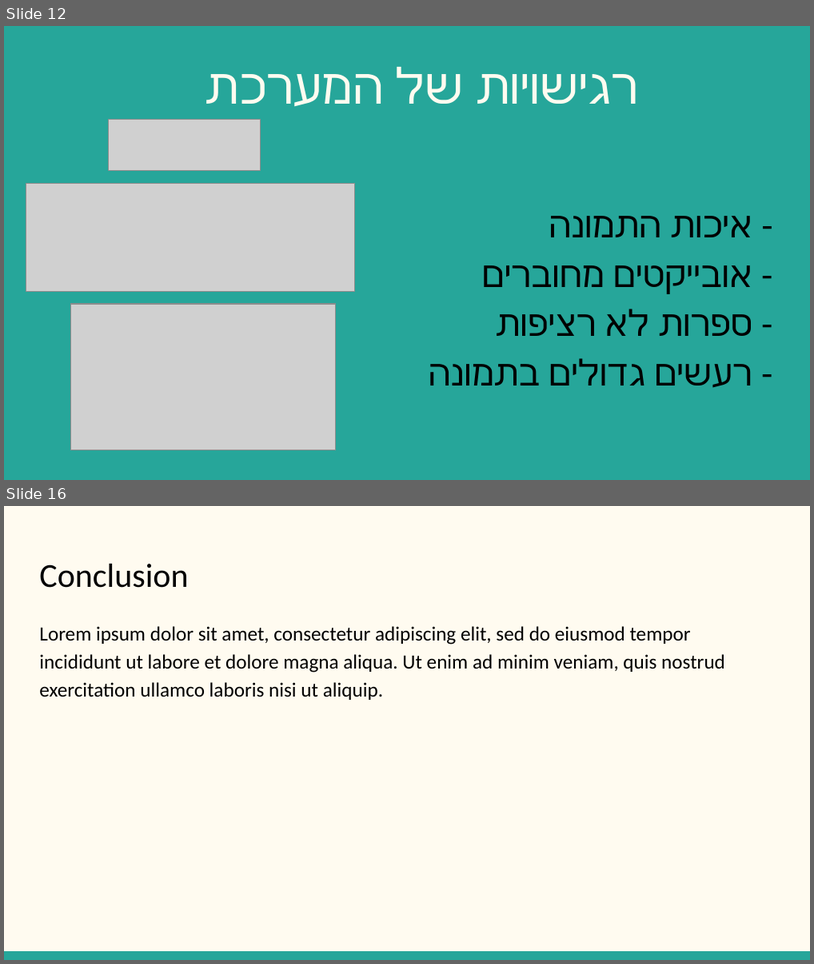
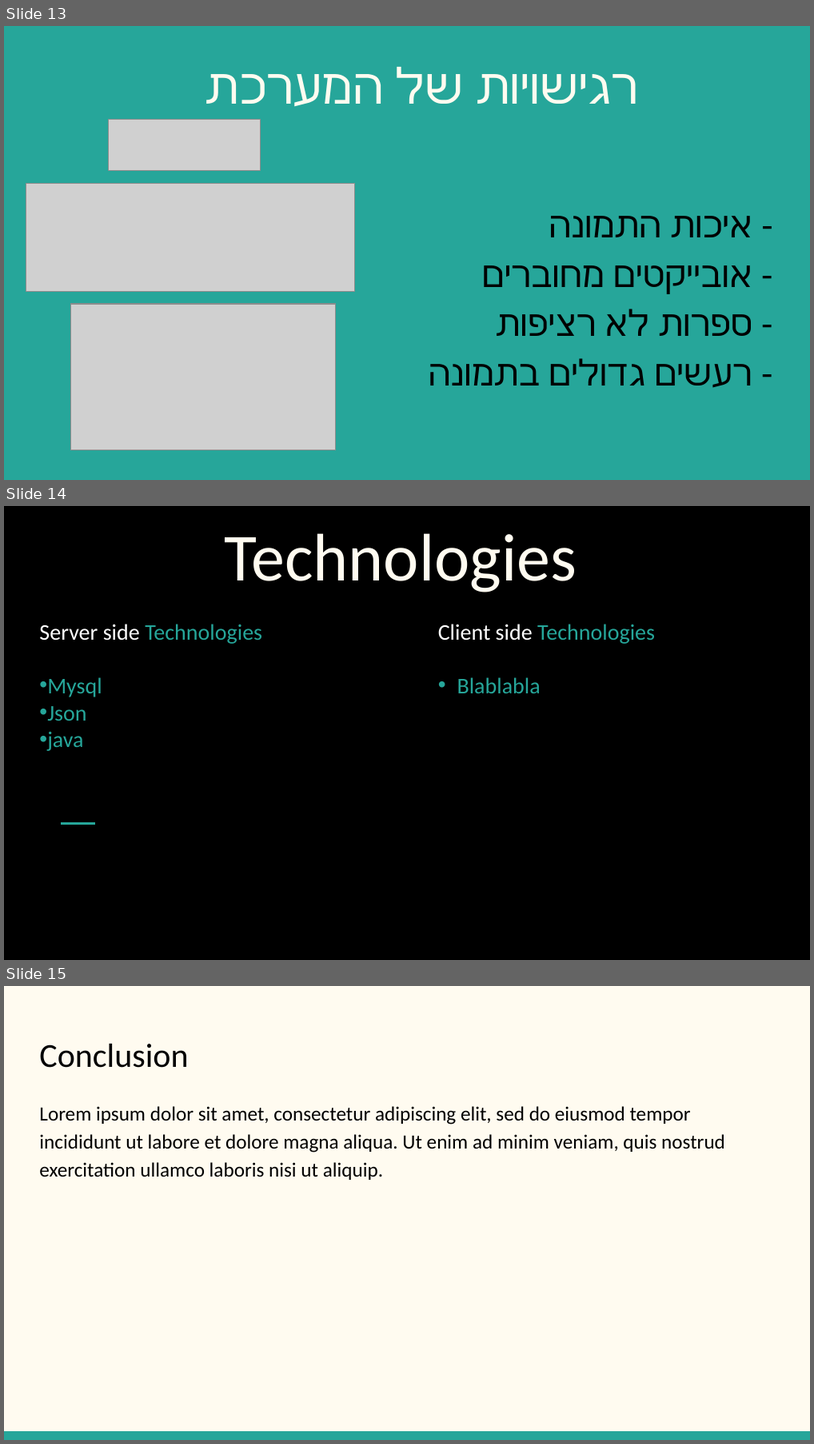
Before and after one commit to dolevbs/FinalsProject, a slide deck: מקרר חכם.pptx. Shown one above the other, each under a label of ours: slides 12 and 16 before the commit, slides 13, 14 and 15 after it; the slides between them are not shown. The pictures are 814x964 and 814x1444 pixels, drawn with LibreOffice and Linux fonts; fonts in the diff are those of the drawing; grey boxes stand for pictures. Boxes give left, top, right and bottom in pixels: in the first picture for what was removed or moved away, otherwise in the second. Text is boxed around its words. In the diff, an @@ line names an element or a change of style, - is before the commit and + after.

```diff
--- a/מקרר חכם.pptx
+++ b/מקרר חכם.pptx
@@ slide 14 added at (4,506,810,960), background #000000 @@
@@ title added at (225,533,577,592), 60 pt, text #FFFBF0 @@
+Technologies
@@ text added at (39,624,262,751), 20 pt, text #26A69A @@
+Server side Technologies
+• Mysql
+• Json
+• java
@@ text added at (438,624,655,693), 20 pt, text #26A69A @@
+Client side Technologies
+• Blablabla
@@ line added from (61, 823) to (95, 823), #26A69A 2.25 pt @@
@@ what was slide 12 is now slide 13 @@
@@ what was slide 16 is now slide 15 @@
```
Also in this commit, not shown: 3 slides changed, 1 other slide added, 3 slides removed, 24 other files.
